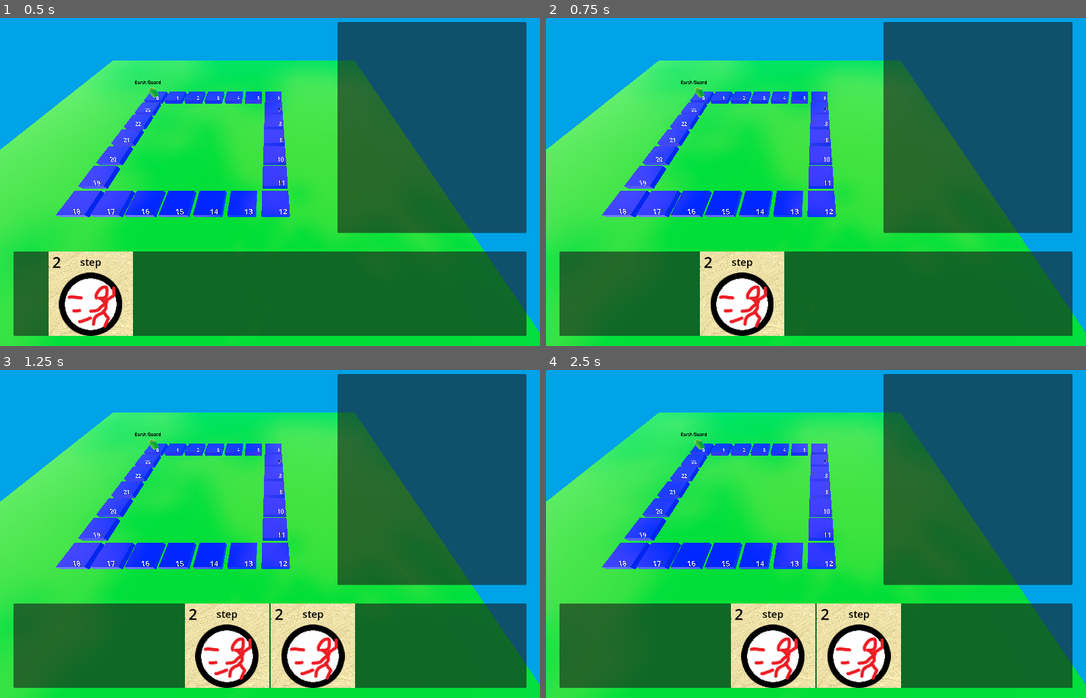
Above: before the commit, frames 1-4 (two rows, left to right).
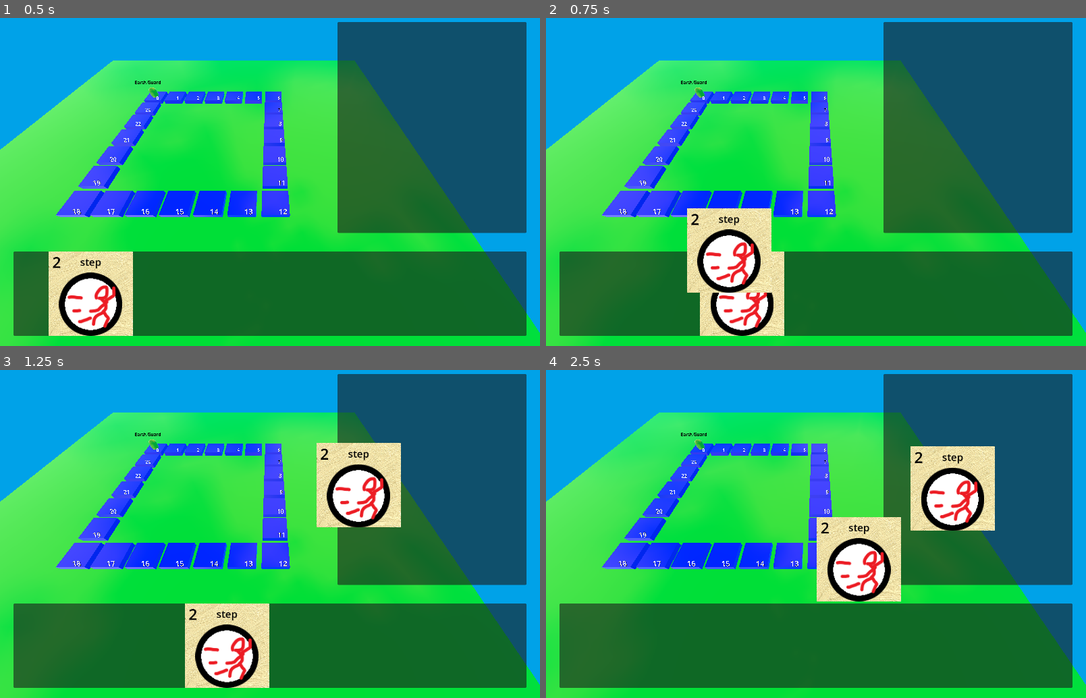
Above: after the commit, the same moments.

Repository: minicago/CruelLoop
Game: Godot game, scene res://3D/3Dworld.tscn
Same seed, same stepped clock (60 frames per second), same inputs: the game is played once before the commit and once after it.
Inputs:
- Up to frame 1 (0.5 s): no input
- Up to frame 2 (0.75 s): click "step" at 0.5 s
- Up to frame 3 (1.25 s): no input
- Up to frame 4 (2.5 s): click "step" at 1.25 s; click "step" at 2 s

Frame 1 is identical in both runs. In frame 2, 3.7% of the frame differs, in the area x 26-42%, y 58-84%; in frame 3, 8.0%; in frame 4, 16%, in the area x 34-84%, y 23-97%.

Commit message:
card pick init

Diff:
--- a/2D/card/card.gd
+++ b/2D/card/card.gd
@@ -9,6 +9,8 @@
 const speed = 1000.0
 
 var destion : Vector2
+
+var picked = false
 
 func load_dic(id):
 
@@ -23,6 +25,8 @@
 func _ready() -> void:
 	pass # Replace with function body.
 
+func _pressed() -> void:
+	Global.pick_card(self)
 
 # Called every frame. 'delta' is the elapsed time since the previous frame.
 func move_process(delta):
--- a/2D/card/card_pannel.gd
+++ b/2D/card/card_pannel.gd
@@ -29,5 +29,8 @@
 # Called every frame. 'delta' is the elapsed time since the previous frame.
 func _process(delta: float) -> void:
 	for card in puppets:
-		card.move_to(puppets[card].position)
+		if card.picked :
+			card.move_to(Vector2(948,64) - self.position)
+		else :
+			card.move_to(puppets[card].position)
 	pass
--- a/2D/game.gd
+++ b/2D/game.gd
@@ -9,6 +9,7 @@
 
 func add_card_to_hand(id):
 	var card = preload("res://2D/card/card.tscn").instantiate()
+	Global.hand.append(card)
 	cardPannel.add_card(card)
 	card.load_dic(id)
 	return card
@@ -17,14 +18,15 @@
 var flag = false
 var flag2 = false
 var x
+var y
+
+
+
 func _process(delta: float) -> void:
 	if not flag :
 		flag = true
-
-
-
 		x = add_card_to_hand("1")
-		add_card_to_hand("1")
+		y = add_card_to_hand("1")
 
 	if Time.get_ticks_msec() > 20000 and not flag2:
 		flag2 = true
--- a/2D/global.gd
+++ b/2D/global.gd
@@ -14,9 +14,18 @@
 
 static var card_list : Dictionary
 
-static var deck : Array[Card]
-static var hand : Array[Card]
+static var deck : Array
+static var hand : Array
+static var picked_card
 static var build : Array[Array]
+
+static func pick_card(card):
+	if picked_card != null:
+		picked_card.picked = false
+	picked_card = card
+	card.picked = true
+
+
 
 static func save_to_file(path, content):
 	var file = FileAccess.open(path, FileAccess.WRITE)
